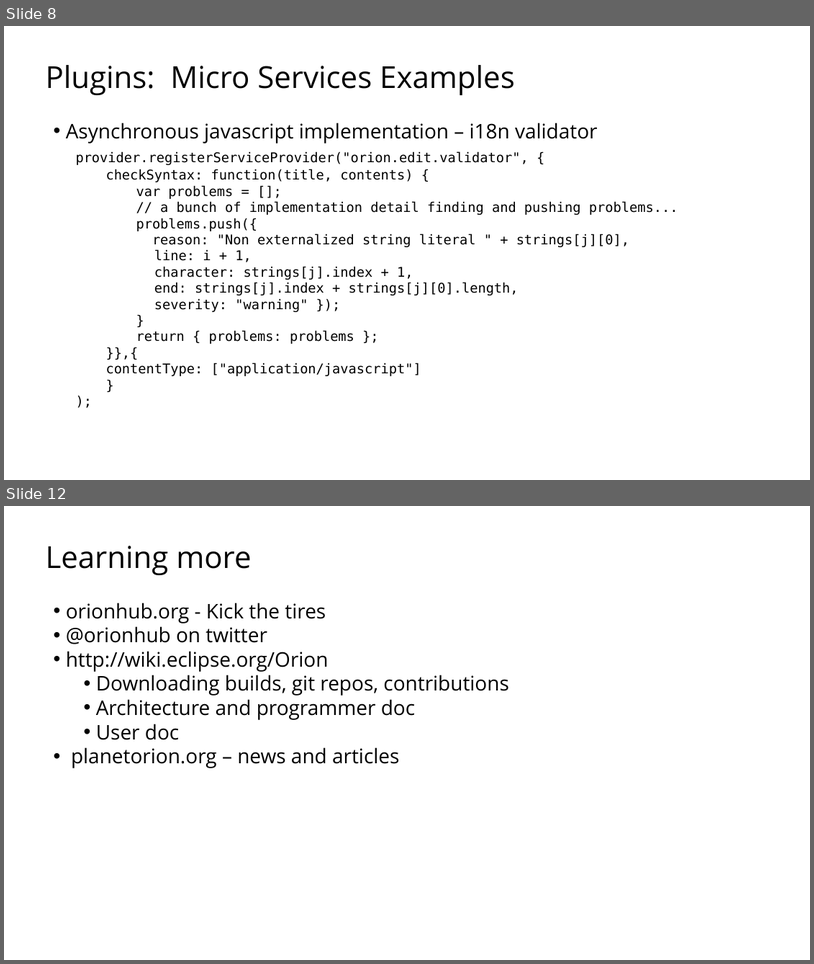
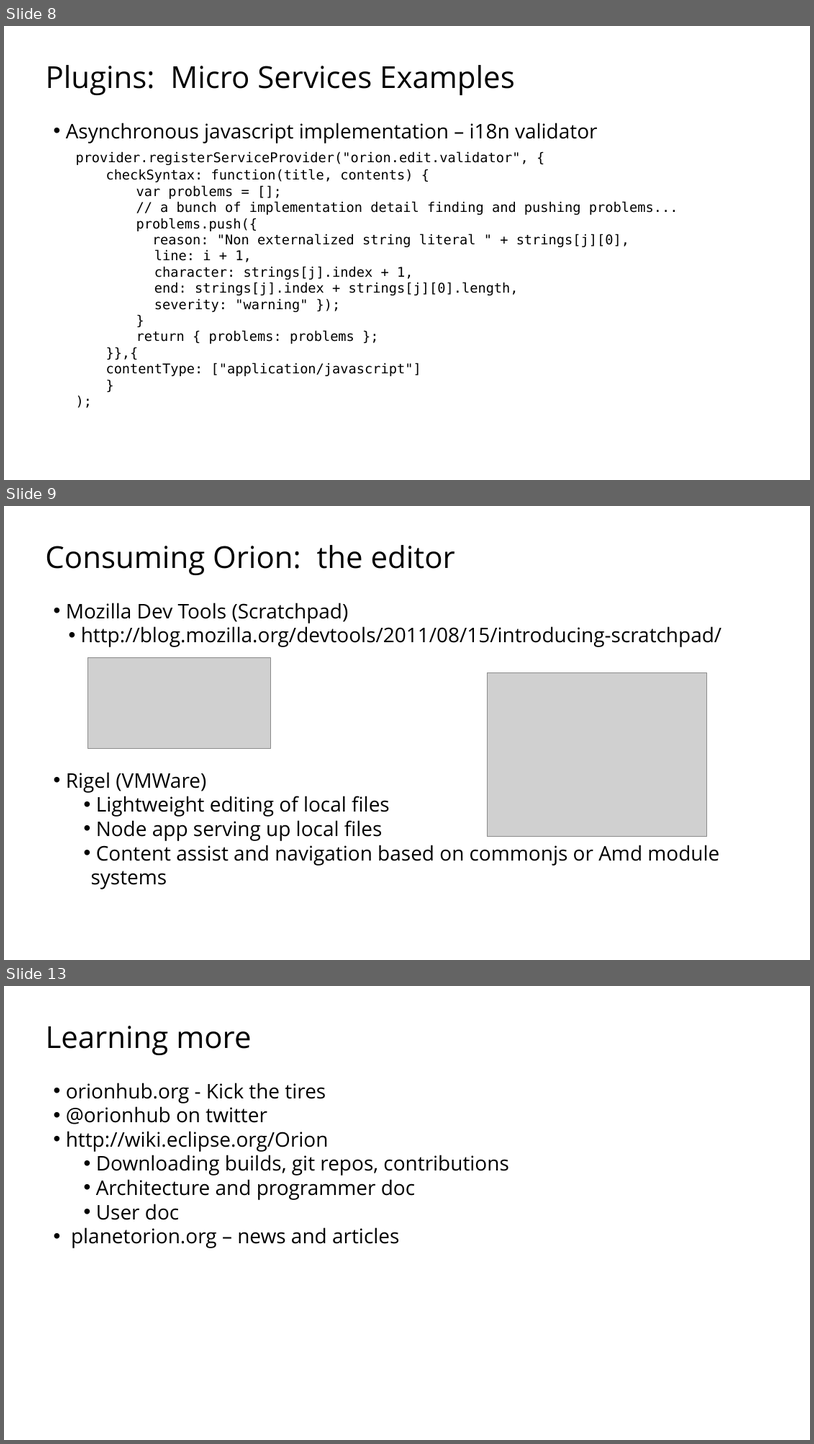
Before and after one commit to sfmccourt/oscon, a slide deck: osconorion.odp. Shown one above the other, each under a label of ours: slides 8 and 12 before the commit, slides 8, 9 and 13 after it; the slides between them are not shown. The pictures are 814x964 and 814x1444 pixels, drawn with LibreOffice and Linux fonts; fonts in the diff are those of the drawing; grey boxes stand for pictures; background and template pictures are left out. Boxes give left, top, right and bottom in pixels: in the first picture for what was removed or moved away, otherwise in the second. Text is boxed around its words. In the diff, an @@ line names an element or a change of style, - is before the commit and + after.

```diff
--- a/osconorion.odp
+++ b/osconorion.odp
@@ slide 9 added at (x1=4, y1=506, x2=810, y2=960), background picture (left out) @@
@@ text added at (x1=45, y1=545, x2=722, y2=889), 48 pt, text #000000 @@
+Consuming Orion: the editor
+  • Mozilla Dev Tools (Scratchpad)
+    • http://blog.mozilla.org/devtools/2011/08/15/introducing-scratchpad/
+  • Rigel (VMWare)
+      • Lightweight editing of local files
+      • Node app serving up local files
+      • Content assist and navigation based on commonjs or Amd module
+        systems
@@ picture added at (x1=88, y1=657, x2=271, y2=748) @@
@@ picture added at (x1=487, y1=672, x2=707, y2=836) @@
@@ what was slide 12 is now slide 13 @@
```
Also in this commit, not shown: 2 slides changed, 1 other slide added, 1 slide removed, 1 other file.
